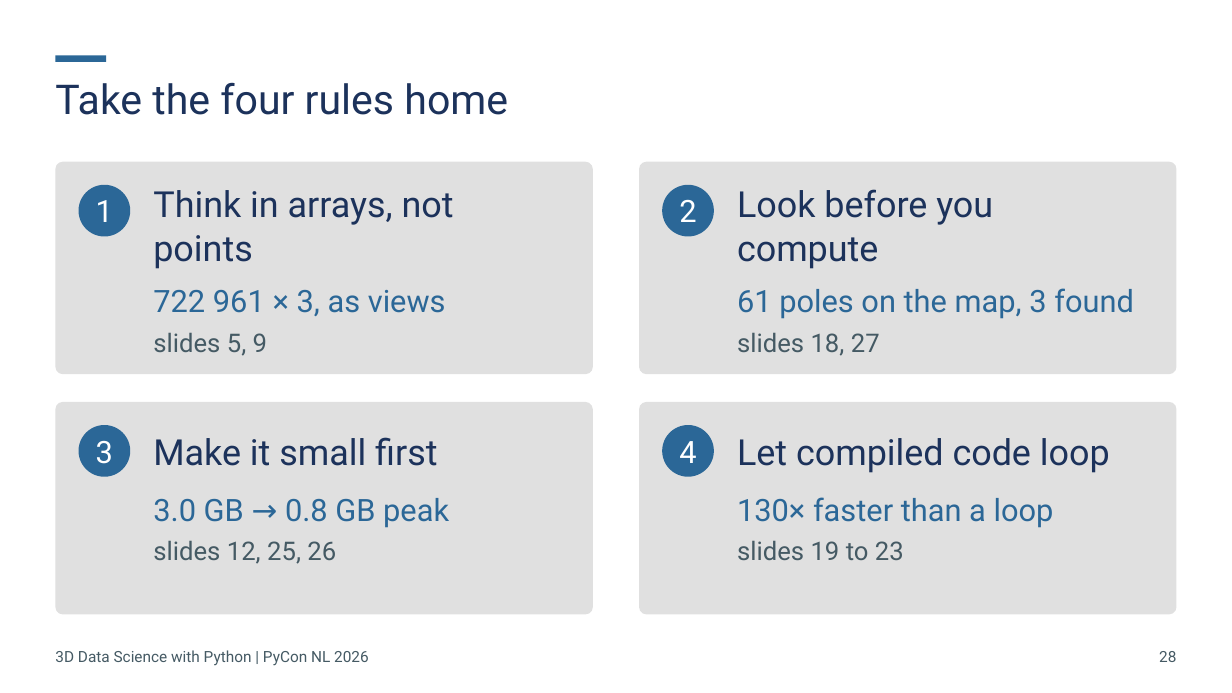
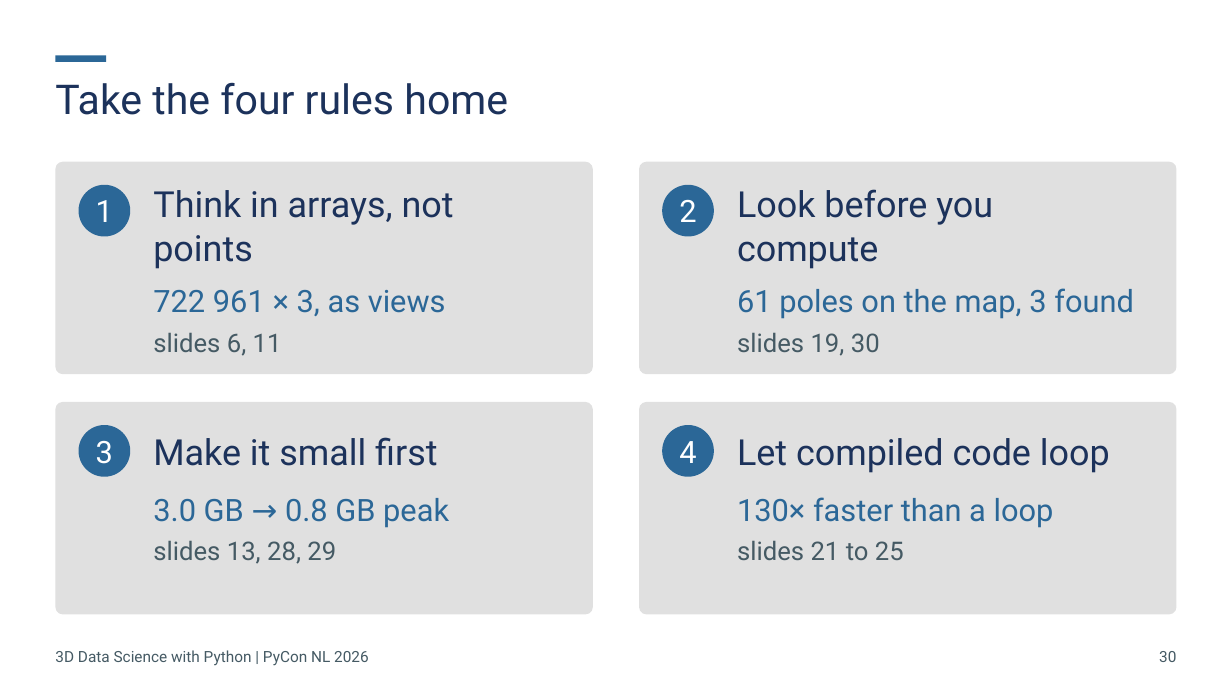
Before and after one commit to Sloppy1999/pycon-nl-2026-3d-data-science, a slide deck: slide 30 of deck/out/20261015_PyCon-NL_3D-Data-Science.pptx (slide 28 before the commit). Drawn at 1232x693 pixels with LibreOffice and Linux fonts; fonts in the diff are those of the drawing. Boxes give left, top, right and bottom in pixels: in the first picture for what was removed or moved away, otherwise in the second. Text is boxed around its words. In the diff, an @@ line names an element or a change of style, - is before the commit and + after.

```diff
--- a/deck/out/20261015_PyCon-NL_3D-Data-Science.pptx
+++ b/deck/out/20261015_PyCon-NL_3D-Data-Science.pptx
@@ text at bbox=[153, 332, 282, 356]: text changed @@
-slides 5, 9
+slides 6, 11
@@ text at bbox=[737, 332, 880, 356]: text changed @@
-slides 18, 27
+slides 19, 30
@@ text at bbox=[153, 540, 336, 564]: text changed @@
-slides 12, 25, 26
+slides 13, 28, 29
@@ text at bbox=[737, 540, 904, 560]: text changed @@
-slides 19 to 23
+slides 21 to 25
@@ page number at bbox=[1159, 651, 1176, 662]: text changed @@
-28
+30
```
Also in this commit, not shown: 16 other slides changed, 2 slides added, 2 slides removed, 17 other files.
